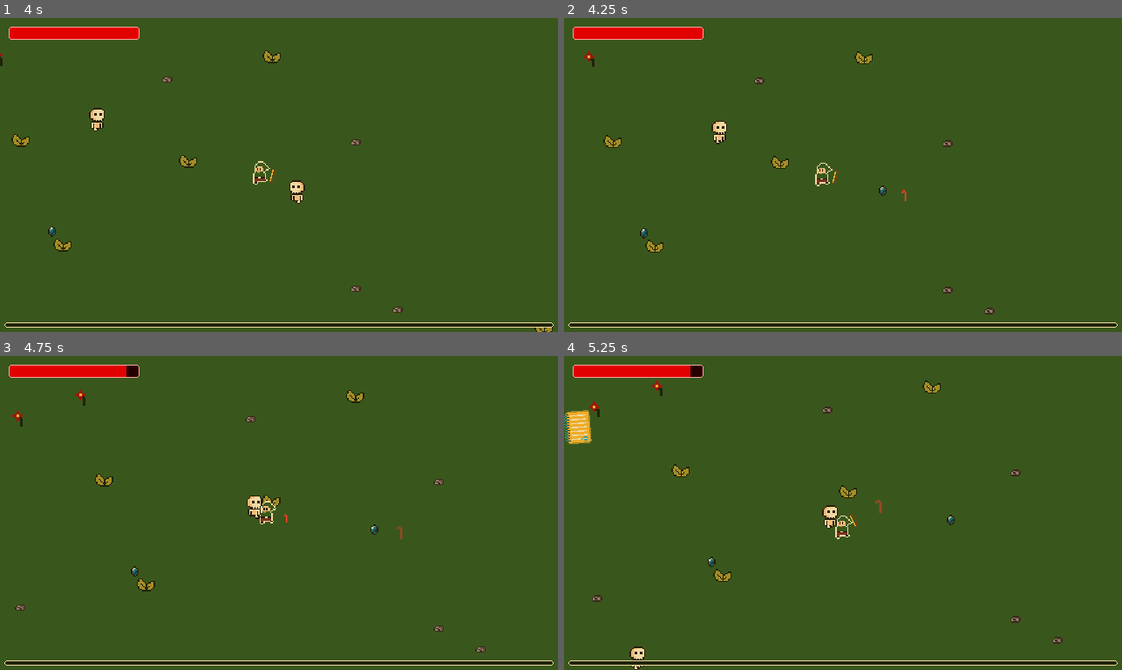
Above: before the commit, frames 1-4 (two rows, left to right).
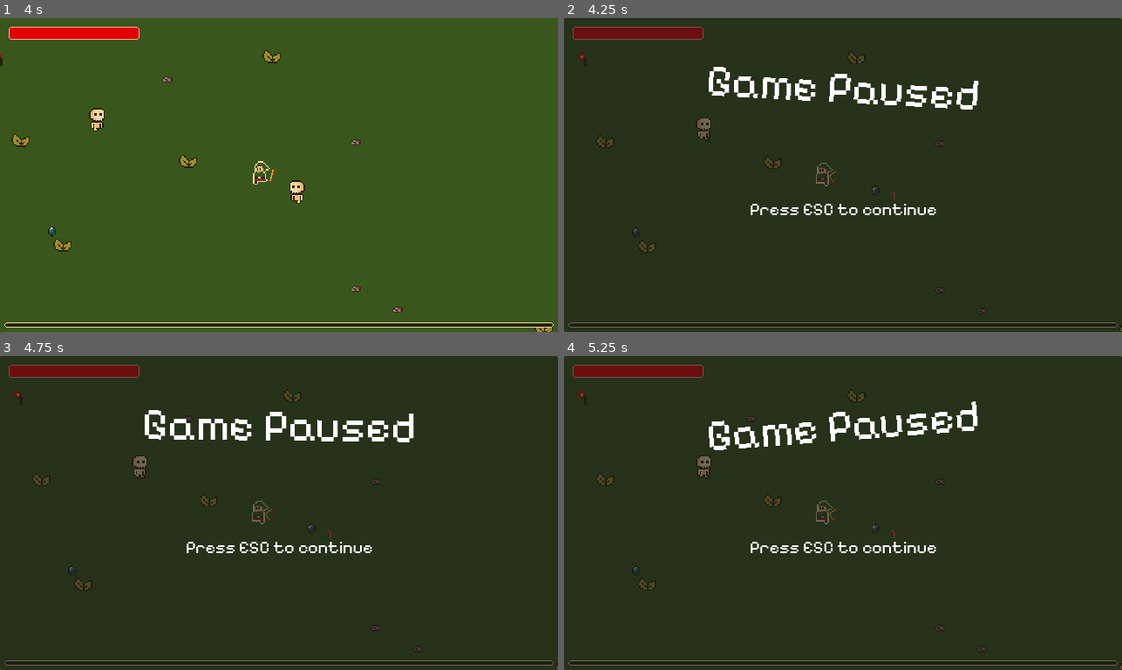
Above: after the commit, the same moments.

Repository: danilomacb/RAMter
Game: Godot game, scene res://Scenes/Game.tscn
The game is run twice, just before and just after one commit, with the same random seed, the same clock (stepped at 60 frames per second) and the same inputs.
Inputs (mouse positions are in pixels of both pictures, inside the frame that each line leads up to):
- Up to frame 1 (4 s): move the mouse to (401, 159) at 0.52 s; hold Right (MoveRight) 0.53-1.28 s; move the mouse to (167, 190) at 1.27 s; hold Down (MoveDown) 1.28-2.03 s; move the mouse to (334, 105) at 2.02 s; hold Right (MoveRight) 2.03-2.78 s; move the mouse to (251, 237) at 2.77 s; hold Up (MoveUp) 2.78-3.53 s; move the mouse to (446, 222) at 3.52 s; hold Left (MoveLeft) from 3.53 s (still down)
- Up to frame 2 (4.25 s): keep holding Left (MoveLeft); tap Escape (Pause, bound only after the commit) at 4.15 s
- Up to frame 3 (4.75 s): keep holding Left (MoveLeft); move the mouse to (111, 465) at 4.27 s
- Up to frame 4 (5.25 s): move the mouse to (870, 513) at 5.02 s; release Left (MoveLeft) at 5.03 s; hold Down (MoveDown) from 5.03 s (still down)

Frame 1 is identical in both runs. In frame 2, 98% of the frame differs, in the area x 0-100%, y 0-100%; in frame 3, 98%; in frame 4, 98%.

Commit message:
pause implemented

Diff:
--- a/Scenes/Game.tscn
+++ b/Scenes/Game.tscn
@@ -11,6 +11,7 @@
 [ext_resource type="Script" path="res://Scripts/PlayAgainButton.gd" id="9_5dn3i"]
 [ext_resource type="Texture2D" uid="uid://5l333m8tcxne" path="res://Sprites/gameOver.png" id="9_xo048"]
 [ext_resource type="FontFile" uid="uid://bkirvl5j6t4n3" path="res://Fonts/PixelifySans-Regular.ttf" id="10_rsjyn"]
+[ext_resource type="Script" path="res://Scripts/PausePanel.gd" id="12_51ucs"]
 
 [sub_resource type="TileSetAtlasSource" id="TileSetAtlasSource_kwwc3"]
 texture = ExtResource("1_gk4jy")
@@ -26,6 +27,44 @@
 [sub_resource type="TileSet" id="TileSet_e8jtl"]
 sources/0 = SubResource("TileSetAtlasSource_kwwc3")
 sources/1 = SubResource("TileSetAtlasSource_xfwyh")
+
+[sub_resource type="Animation" id="Animation_sx1fj"]
+resource_name = "Default"
+length = 1.6
+loop_mode = 1
+tracks/0/type = "value"
+tracks/0/imported = false
+tracks/0/enabled = true
+tracks/0/path = NodePath(".:rotation")
+tracks/0/interp = 1
+tracks/0/loop_wrap = true
+tracks/0/keys = {
+"times": PackedFloat32Array(0, 0.4, 0.8, 1.2, 1.6),
+"transitions": PackedFloat32Array(1, 1, 1, 1, 1),
+"update": 0,
+"values": [0.0, -0.0872665, 0.0, 0.0872665, 0.0]
+}
+
+[sub_resource type="Animation" id="Animation_476kd"]
+length = 0.001
+tracks/0/type = "value"
+tracks/0/imported = false
+tracks/0/enabled = true
+tracks/0/path = NodePath(".:rotation")
+tracks/0/interp = 1
+tracks/0/loop_wrap = true
+tracks/0/keys = {
+"times": PackedFloat32Array(0),
+"transitions": PackedFloat32Array(1),
+"update": 0,
+"values": [0.0]
+}
+
+[sub_resource type="AnimationLibrary" id="AnimationLibrary_hi8sw"]
+_data = {
+"Default": SubResource("Animation_sx1fj"),
+"RESET": SubResource("Animation_476kd")
+}
 
 [node name="Game" type="Node2D"]
 
@@ -162,5 +201,53 @@
 text = "PLAY AGAIN"
 script = ExtResource("9_5dn3i")
 
+[node name="PausePanel" type="Panel" parent="CanvasLayer/Control"]
+visible = false
+layout_mode = 1
+anchors_preset = 15
+anchor_right = 1.0
+anchor_bottom = 1.0
+grow_horizontal = 2
+grow_vertical = 2
+script = ExtResource("12_51ucs")
+
+[node name="TitleLabel" type="Label" parent="CanvasLayer/Control/PausePanel"]
+layout_mode = 1
+anchors_preset = 5
+anchor_left = 0.5
+anchor_right = 0.5
+offset_left = -156.5
+offset_top = 50.0
+offset_right = 156.5
+offset_bottom = 113.0
+grow_horizontal = 2
+pivot_offset = Vector2(156.5, 31.5)
+theme_override_fonts/font = ExtResource("10_rsjyn")
+theme_override_font_sizes/font_size = 50
+text = "Game Paused"
+
+[node name="AnimationPlayer" type="AnimationPlayer" parent="CanvasLayer/Control/PausePanel/TitleLabel"]
+autoplay = "Default"
+libraries = {
+"": SubResource("AnimationLibrary_hi8sw")
+}
+
+[node name="Label" type="Label" parent="CanvasLayer/Control/PausePanel"]
+layout_mode = 1
+anchors_preset = 8
+anchor_left = 0.5
+anchor_top = 0.5
+anchor_right = 0.5
+anchor_bottom = 0.5
+offset_left = -83.5
+offset_top = 27.0
+offset_right = 83.5
+offset_bottom = 53.0
+grow_horizontal = 2
+grow_vertical = 2
+theme_override_fonts/font = ExtResource("10_rsjyn")
+theme_override_font_sizes/font_size = 20
+text = "Press ESC to continue"
+
 [connection signal="timeout" from="EnemySpawnManager/Timer" to="EnemySpawnManager" method="_on_timer_timeout"]
 [connection signal="pressed" from="CanvasLayer/Control/GameOverPanel/PlayAgainButton" to="CanvasLayer/Control/GameOverPanel/PlayAgainButton" method="_on_pressed"]
--- a/Scripts/Globals.gd
+++ b/Scripts/Globals.gd
@@ -9,3 +9,5 @@
 var UpgradePenetratorCounter: int = 0
 var UpgradeReflectorCounter: int = 0
 var UpgradeDeathArrowCounter: int = 0
+
+var ShowingLvUpPanel: bool = false
--- /dev/null
+++ b/Scripts/PausePanel.gd
@@ -0,0 +1,19 @@
+extends Panel
+
+var gamePaused: bool = false
+
+func _process(delta):
+	Pause()
+
+func Pause():
+	if Input.is_action_just_pressed("Pause"):
+		if !gamePaused:
+			gamePaused = true
+			visible = true
+			get_tree().paused = true
+		else:
+			gamePaused = false
+			visible = false
+
+			if !Globals.ShowingLvUpPanel:
+				get_tree().paused = false
--- a/Scripts/PlayerController.gd
+++ b/Scripts/PlayerController.gd
@@ -6,9 +6,11 @@
 @export var bow: AnimatedSprite2D
 @export var hp: Hp
 
+@onready var pausePanel: Panel = get_node("/root/Game/CanvasLayer/Control/PausePanel")
+
 var upgrades = load("res://Scripts/Upgrades.gd").new()
 
-var canShoot = true
+var canShoot: bool = true
 
 func _physics_process(delta):
 	Move()
--- a/Scripts/PlayerExp.gd
+++ b/Scripts/PlayerExp.gd
@@ -24,3 +24,4 @@
 	lv += 1
 	get_node("/root/Game/CanvasLayer/Control/UpgradePanel").visible = true
 	get_tree().paused = true
+	Globals.ShowingLvUpPanel = true
--- a/Scripts/UpgradeCard.gd
+++ b/Scripts/UpgradeCard.gd
@@ -26,3 +26,4 @@
 	upgrades.AddUpgrade(cardResources[currentUpgradeIndex].upgradeType)
 	get_parent().visible = false
 	get_tree().paused = false
+	Globals.ShowingLvUpPanel = false
--- a/project.godot
+++ b/project.godot
@@ -51,6 +51,11 @@
 , Object(InputEventKey,"resource_local_to_scene":false,"resource_name":"","device":-1,"window_id":0,"alt_pressed":false,"shift_pressed":false,"ctrl_pressed":false,"meta_pressed":false,"pressed":false,"keycode":0,"physical_keycode":83,"key_label":0,"unicode":115,"echo":false,"script":null)
 ]
 }
+Pause={
+"deadzone": 0.5,
+"events": [Object(InputEventKey,"resource_local_to_scene":false,"resource_name":"","device":-1,"window_id":0,"alt_pressed":false,"shift_pressed":false,"ctrl_pressed":false,"meta_pressed":false,"pressed":false,"keycode":0,"physical_keycode":4194305,"key_label":0,"unicode":0,"echo":false,"script":null)
+]
+}
 
 [layer_names]
 
Not shown: 1 places in Scenes/Game.tscn that only renumber resources
